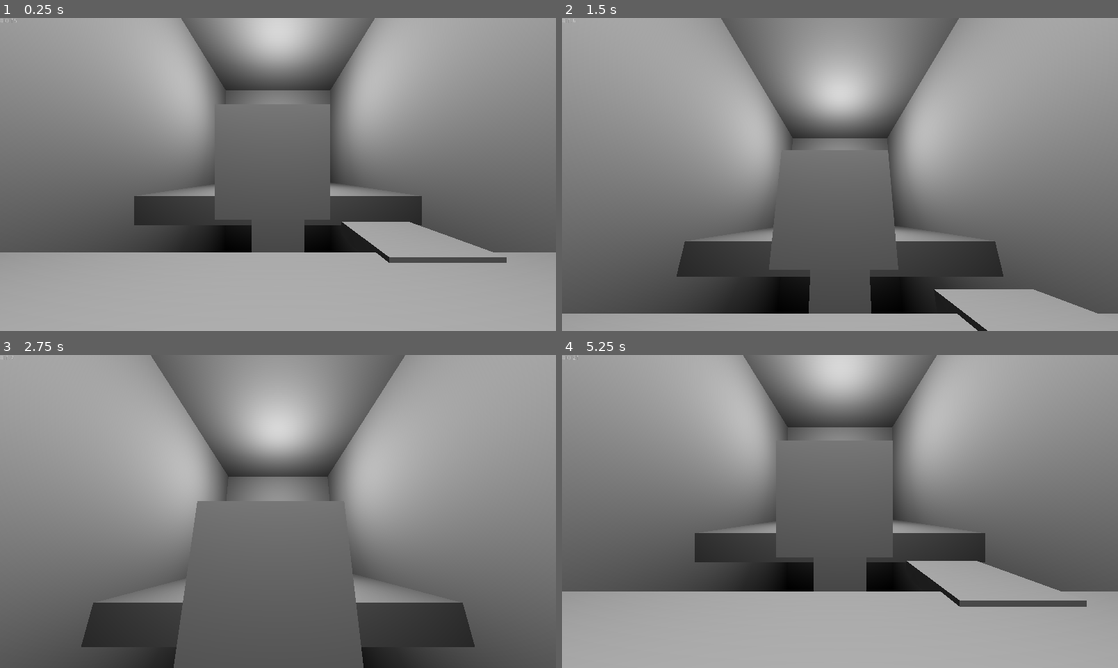
Above: before the commit, frames 1-4 (two rows, left to right).
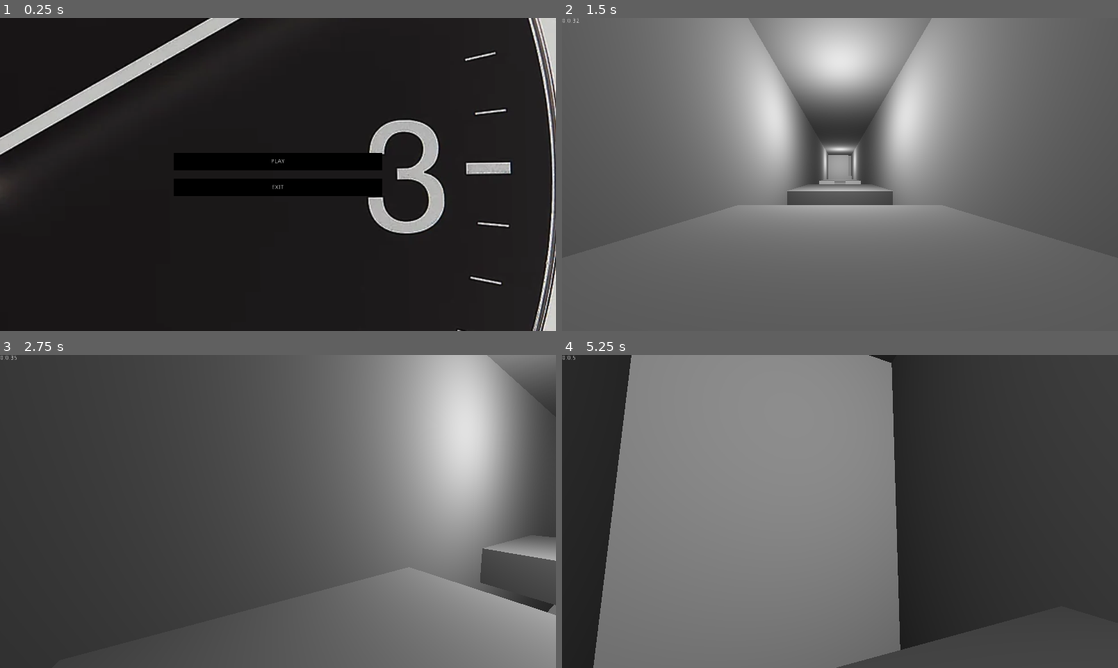
Above: after the commit, the same moments.

Repository: 4k437/dpg
Game: Godot game, scene res://Menu.tscn
The game is run twice, just before and just after one commit, with the same random seed, the same clock (stepped at 60 frames per second) and the same inputs. Before the commit the project starts from res://World.tscn.
Inputs (mouse positions are in pixels of both pictures, inside the frame that each line leads up to):
- Up to frame 1 (0.25 s): no input
- Up to frame 2 (1.5 s): click (840, 161) at 0.5 s, where only the run after the commit has a clickable "PLAY"; move the mouse to (867, 174) at 1.27 s; hold W (move_up) from 1.28 s (still down); hold Right mouse button (rewind) from 1.28 s (still down)
- Up to frame 3 (2.75 s): keep holding W (move_up); tap Space (move_jump) at 1.52, 2.27 s; move the mouse to (250, 511) at 2.02 s; release Right mouse button (rewind) at 2.03 s; right-click (250, 511) at 2.1 s
- Up to frame 4 (5.25 s): keep holding W (move_up); move the mouse to (851, 505) at 2.77 s; hold Right mouse button (rewind) 2.78-3.53 s; move the mouse to (834, 517) at 3.52 s; right-click (834, 517) at 3.6 s; tap Space (move_jump) at 3.77, 4.52 s; move the mouse to (878, 514) at 4.27 s; hold Right mouse button (rewind) 4.28-5.03 s; move the mouse to (795, 508) at 5.02 s; right-click (795, 508) at 5.1 s

The runs differ from the first frame. In frame 1, 96% of the frame differs, in the area x 0-100%, y 0-100%; in frame 2, 70%; in frame 3, 72%; in frame 4, 86%.

Commit message:
main menu

Diff:
--- /dev/null
+++ b/Menu.gd
@@ -0,0 +1,13 @@
+extends Control
+
+func _ready():
+	$buttons/play.connect("pressed", self, "play_pressed")
+	$buttons/exit.connect("pressed", self, "exit_pressed")
+	pass
+
+func exit_pressed():
+	get_tree().quit()
+
+func play_pressed():
+	get_tree().change_scene("res://levels/Level.tscn")
+	Timekeeper.current_time = 0
--- /dev/null
+++ b/Menu.tscn
@@ -0,0 +1,90 @@
+[gd_scene load_steps=7 format=2]
+
+[ext_resource path="res://Menu.gd" type="Script" id=1]
+[ext_resource path="res://spin.gd" type="Script" id=2]
+[ext_resource path="res://clock.png" type="Texture" id=3]
+
+[sub_resource type="StyleBoxFlat" id=2]
+bg_color = Color( 0.282353, 0.282353, 0.282353, 1 )
+
+[sub_resource type="StyleBoxFlat" id=3]
+bg_color = Color( 1, 1, 1, 1 )
+
+[sub_resource type="StyleBoxFlat" id=1]
+bg_color = Color( 0, 0, 0, 1 )
+
+[node name="Menu" type="Control"]
+anchor_right = 1.0
+anchor_bottom = 1.0
+script = ExtResource( 1 )
+__meta__ = {
+"_edit_use_anchors_": false
+}
+
+[node name="center_container" type="CenterContainer" parent="."]
+anchor_left = 0.5
+anchor_top = 0.5
+anchor_right = 1.0
+anchor_bottom = 1.0
+margin_left = -740.0
+margin_right = -740.0
+use_top_left = true
+script = ExtResource( 2 )
+__meta__ = {
+"_edit_use_anchors_": false
+}
+speed = -0.07
+
+[node name="texture_rect" type="TextureRect" parent="center_container"]
+margin_left = -1500.0
+margin_top = -1500.0
+margin_right = 1500.0
+margin_bottom = 1500.0
+rect_min_size = Vector2( 3000, 3000 )
+texture = ExtResource( 3 )
+expand = true
+stretch_mode = 5
+__meta__ = {
+"_edit_use_anchors_": false
+}
+
+[node name="buttons" type="VBoxContainer" parent="."]
+anchor_right = 1.0
+anchor_bottom = 1.0
+margin_left = 400.0
+margin_right = -400.0
+custom_constants/separation = 20
+alignment = 1
+__meta__ = {
+"_edit_use_anchors_": false
+}
+
+[node name="play" type="Button" parent="buttons"]
+margin_top = 310.0
+margin_right = 480.0
+margin_bottom = 350.0
+rect_min_size = Vector2( 20, 40 )
+focus_mode = 0
+size_flags_horizontal = 3
+custom_styles/hover = SubResource( 2 )
+custom_styles/pressed = SubResource( 3 )
+custom_styles/normal = SubResource( 1 )
+text = "PLAY"
+__meta__ = {
+"_edit_use_anchors_": false
+}
+
+[node name="exit" type="Button" parent="buttons"]
+margin_top = 370.0
+margin_right = 480.0
+margin_bottom = 410.0
+rect_min_size = Vector2( 20, 40 )
+focus_mode = 0
+size_flags_horizontal = 3
+custom_styles/hover = SubResource( 2 )
+custom_styles/pressed = SubResource( 3 )
+custom_styles/normal = SubResource( 1 )
+text = "EXIT"
+__meta__ = {
+"_edit_use_anchors_": false
+}
--- a/project.godot
+++ b/project.godot
@@ -15,7 +15,7 @@
 [application]
 
 config/name="dpg"
-run/main_scene="res://World.tscn"
+run/main_scene="res://Menu.tscn"
 config/icon="res://icon.png"
 
 [autoload]
@@ -27,7 +27,7 @@
 window/size/width=1280
 window/size/height=720
 window/stretch/mode="2d"
-window/stretch/aspect="keep_height"
+window/stretch/aspect="keep"
 
 [input]
 
--- /dev/null
+++ b/spin.gd
@@ -0,0 +1,9 @@
+extends Control
+
+export var speed := 1.0
+
+func _process(delta):
+	var mult = 1
+	if (Input.is_action_pressed("rewind")):
+		mult = -2
+	rect_rotation += speed * mult
--- a/World.tscn
+++ b/test_world.tscn
@@ -1,14 +1,14 @@
 [gd_scene load_steps=19 format=2]
 
-[ext_resource path="res://entities/player.tscn" type="PackedScene" id=1]
-[ext_resource path="res://entities/exit.tscn" type="PackedScene" id=2]
-[ext_resource path="res://entities/platform.tscn" type="PackedScene" id=3]
-[ext_resource path="res://rewinder_texture.tres" type="Material" id=4]
+[ext_resource path="res://entities/rewinder.tscn" type="PackedScene" id=1]
+[ext_resource path="res://levels/Level.tscn" type="PackedScene" id=2]
+[ext_resource path="res://entities/exit.tscn" type="PackedScene" id=3]
+[ext_resource path="res://entities/player.tscn" type="PackedScene" id=4]
 [ext_resource path="res://entities/door.tscn" type="PackedScene" id=5]
 [ext_resource path="res://entities/switch.tscn" type="PackedScene" id=6]
-[ext_resource path="res://texture.tres" type="Material" id=7]
-[ext_resource path="res://entities/rewinder.tscn" type="PackedScene" id=8]
-[ext_resource path="res://levels/Level.tscn" type="PackedScene" id=9]
+[ext_resource path="res://entities/platform.tscn" type="PackedScene" id=7]
+[ext_resource path="res://rewinder_texture.tres" type="Material" id=8]
+[ext_resource path="res://texture.tres" type="Material" id=9]
 
 [sub_resource type="Environment" id=1]
 background_mode = 1
@@ -47,12 +47,11 @@
 [node name="world_environment" type="WorldEnvironment" parent="."]
 environment = SubResource( 1 )
 
-[node name="player" parent="." instance=ExtResource( 1 )]
+[node name="player" parent="." instance=ExtResource( 4 )]
 
-[node name="platform" parent="." instance=ExtResource( 3 )]
+[node name="platform" parent="." instance=ExtResource( 7 )]
 transform = Transform( 1, 0, 0, 0, 1, 0, 0, 0, 1, 2.8884, -0.112105, -3.95948 )
 point2 = Vector3( 0, 0, 50 )
-move_speed = 1.0
 
 [node name="static_body" type="StaticBody" parent="."]
 transform = Transform( 1, 0, 0, 0, 1, 0, 0, 0, 1, 0, -1.01065, 6.97491 )
Binary file added: clock.png
Not shown, added: clock.png.import
Not shown: 49 places in levels/Level.tscn that only renumber resources
Not shown: 6 places in test_world.tscn that only renumber resources
